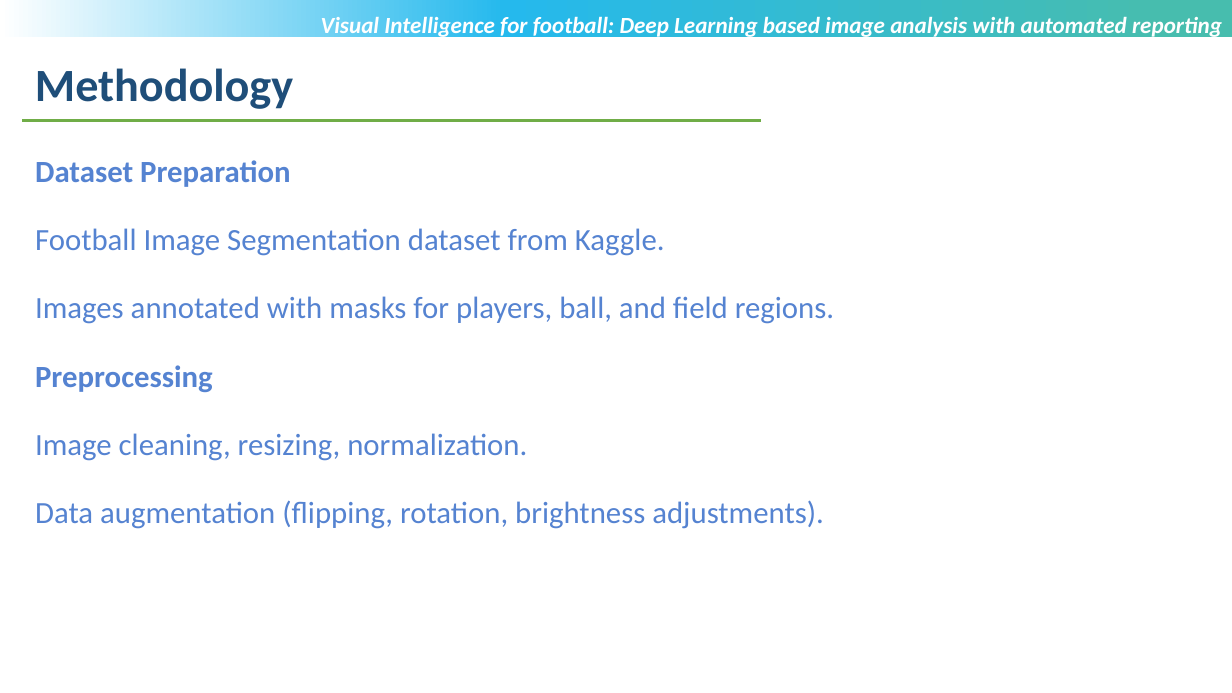
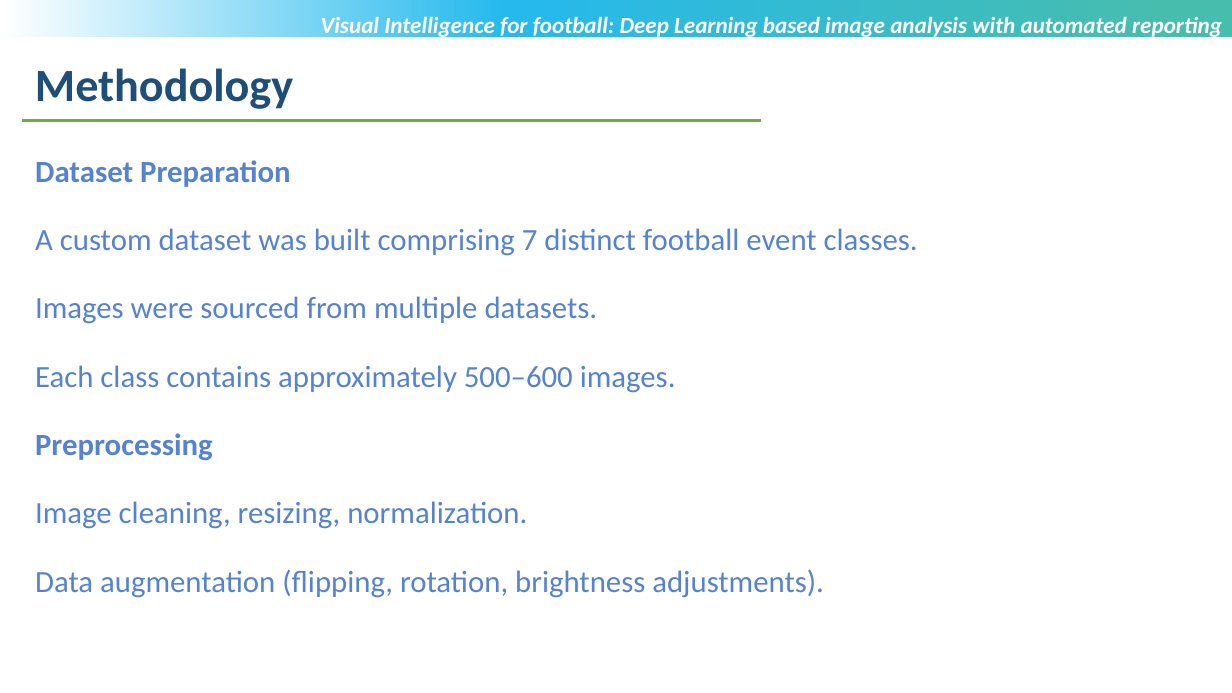
Before and after one commit to anandampaul2024-afk/Anandam-_college, a slide deck: slide 6 of MTech-Project_Review3_PPT_Anandam_Paul_T8635.pptx. Drawn at 1232x693 pixels with LibreOffice and Linux fonts; fonts in the diff are those of the drawing; background and template pictures are left out. Boxes give left, top, right and bottom in pixels: in the first picture for what was removed or moved away, otherwise in the second. Text is boxed around its words. In the diff, an @@ line names an element or a change of style, - is before the commit and + after.

```diff
--- a/MTech-Project_Review3_PPT_Anandam_Paul_T8635.pptx
+++ b/MTech-Project_Review3_PPT_Anandam_Paul_T8635.pptx
@@ text at [35, 228, 918, 393]: text changed @@
-Football Image Segmentation dataset from Kaggle.
-Images annotated with masks for players, ball, and field regions.
+A custom dataset was built comprising 7 distinct football event classes.
+Images were sourced from multiple datasets.
+Each class contains approximately 500–600 images.
```
Also in this commit, not shown: 3 other slides changed, 2 slides removed.
